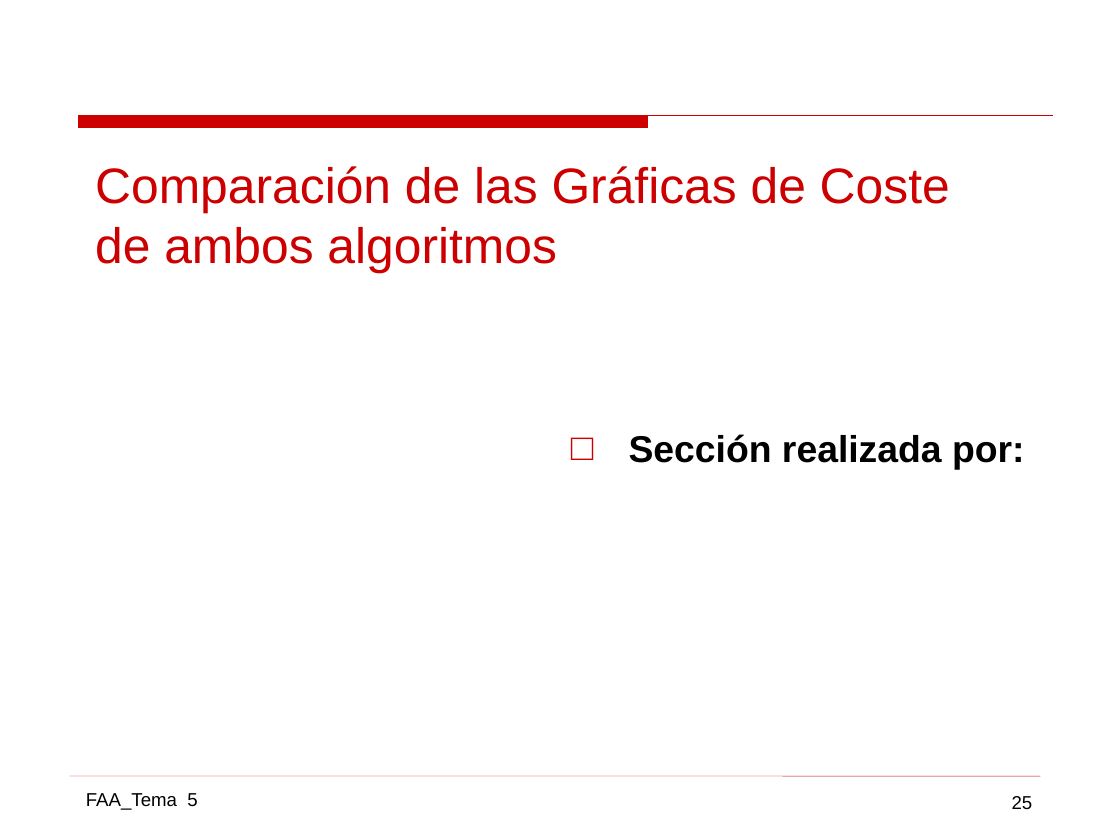
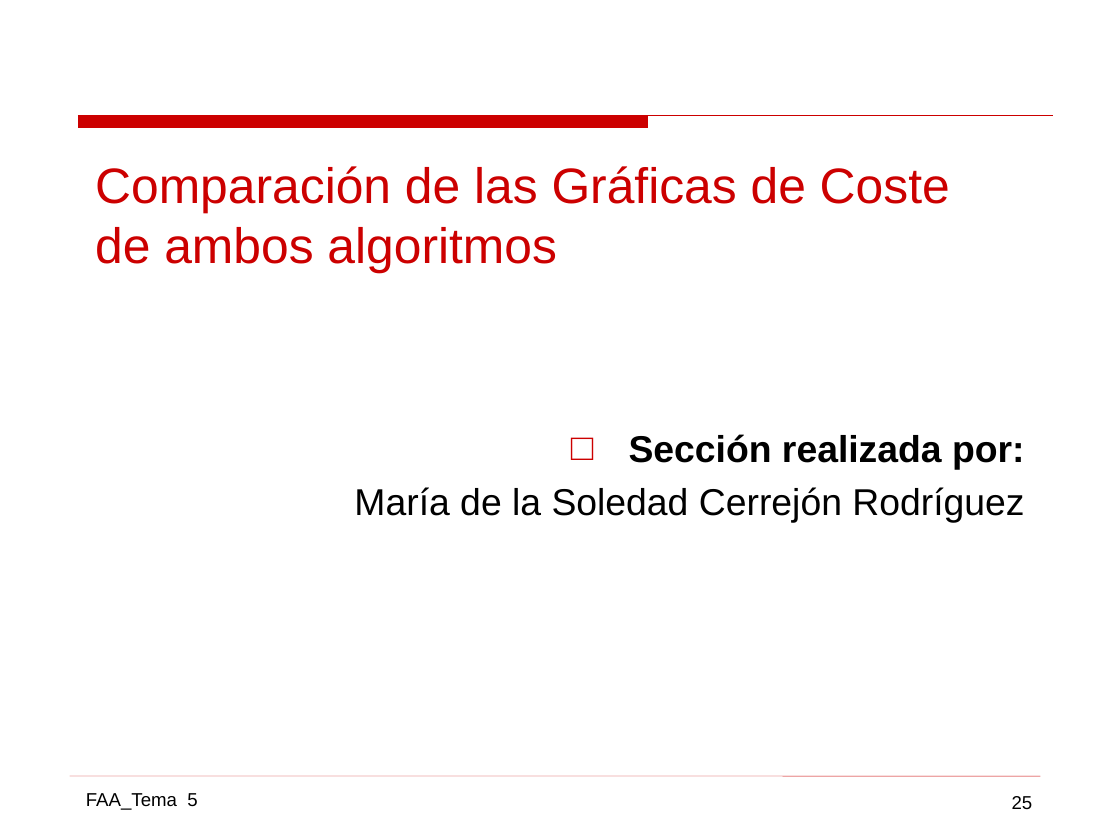
Before and after one commit to gabrielpr96/ETSIcode, a slide deck: slide 25 of FAA/Practica 2 AAD/AAD_11.pptx. Drawn at 1120x840 pixels with LibreOffice and Linux fonts; fonts in the diff are those of the drawing. Boxes give left, top, right and bottom in pixels: in the first picture for what was removed or moved away, otherwise in the second. Text is boxed around its words. In the diff, an @@ line names an element or a change of style, - is before the commit and + after.

```diff
--- a/FAA/Practica 2 AAD/AAD_11.pptx
+++ b/FAA/Practica 2 AAD/AAD_11.pptx
@@ text at (354,487,1024,522): paragraph added @@
+María de la Soledad Cerrejón Rodríguez
```
Also in this commit, not shown: 22 other slides changed, 1 slide added, 2 slides removed, 5 other files.
